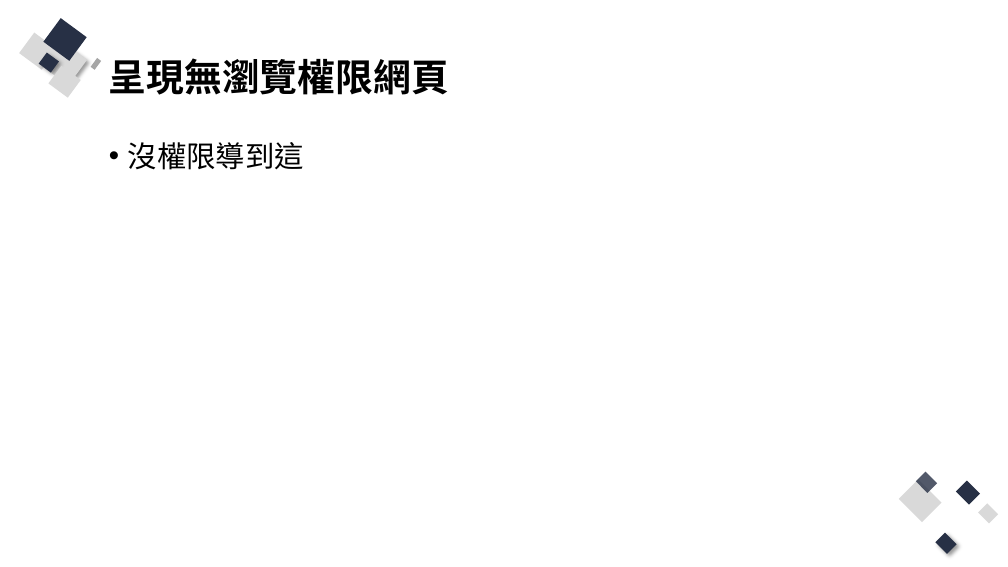
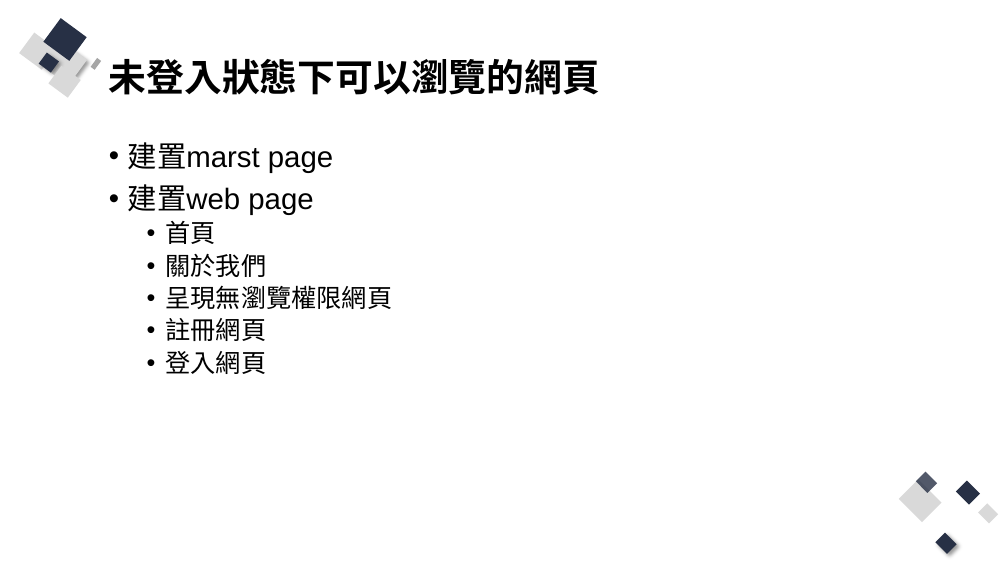
Before and after one commit to Q81JIAXIONG/-, a slide deck: slide 5 of 投影片/4.實作-帳號註冊、登入網頁.pptx (slide 10 before the commit). Drawn at 1008x567 pixels with LibreOffice and Linux fonts; fonts in the diff are those of the drawing. Boxes give left, top, right and bottom in pixels: in the first picture for what was removed or moved away, otherwise in the second. Text is boxed around its words. In the diff, an @@ line names an element or a change of style, - is before the commit and + after.

```diff
--- a/投影片/4.實作-帳號註冊、登入網頁.pptx
+++ b/投影片/4.實作-帳號註冊、登入網頁.pptx
@@ title at <box>109,59,600,95</box>: text changed @@
-呈現無瀏覽權限網頁
+未登入狀態下可以瀏覽的網頁
@@ text at <box>128,142,392,374</box>: text changed; size 28 to 24 pt @@
-• 沒權限導到這
+• 建置marst page
+• 建置web page
+  • 首頁
+  • 關於我們
+  • 呈現無瀏覽權限網頁
+  • 註冊網頁
+  • 登入網頁
```
Also in this commit, not shown: 3 other slides changed, 8 slides added, 23 other files.
